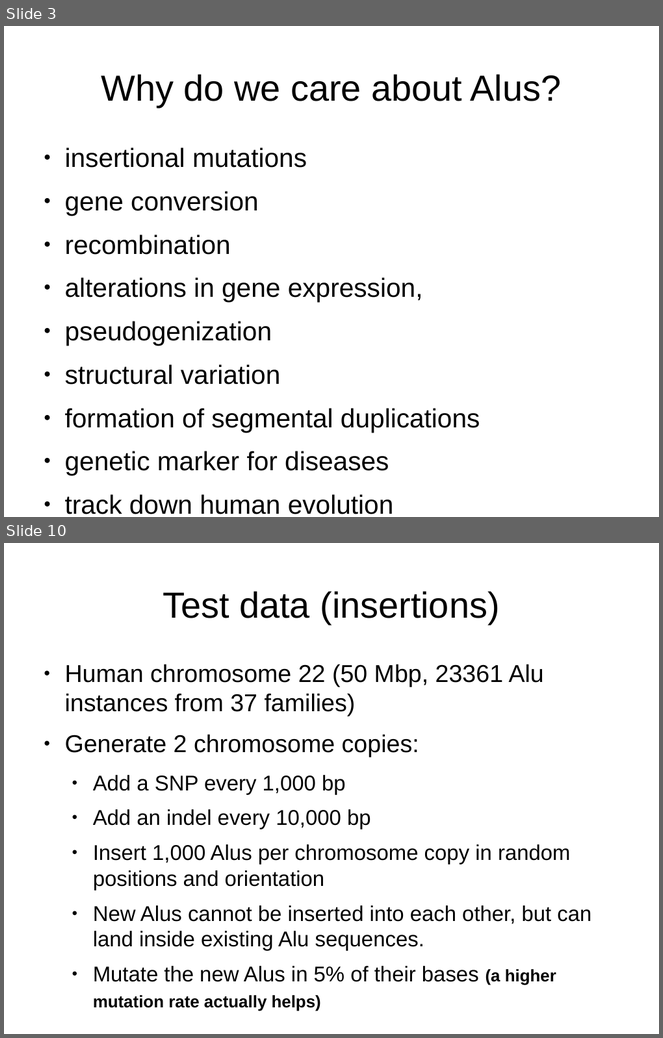
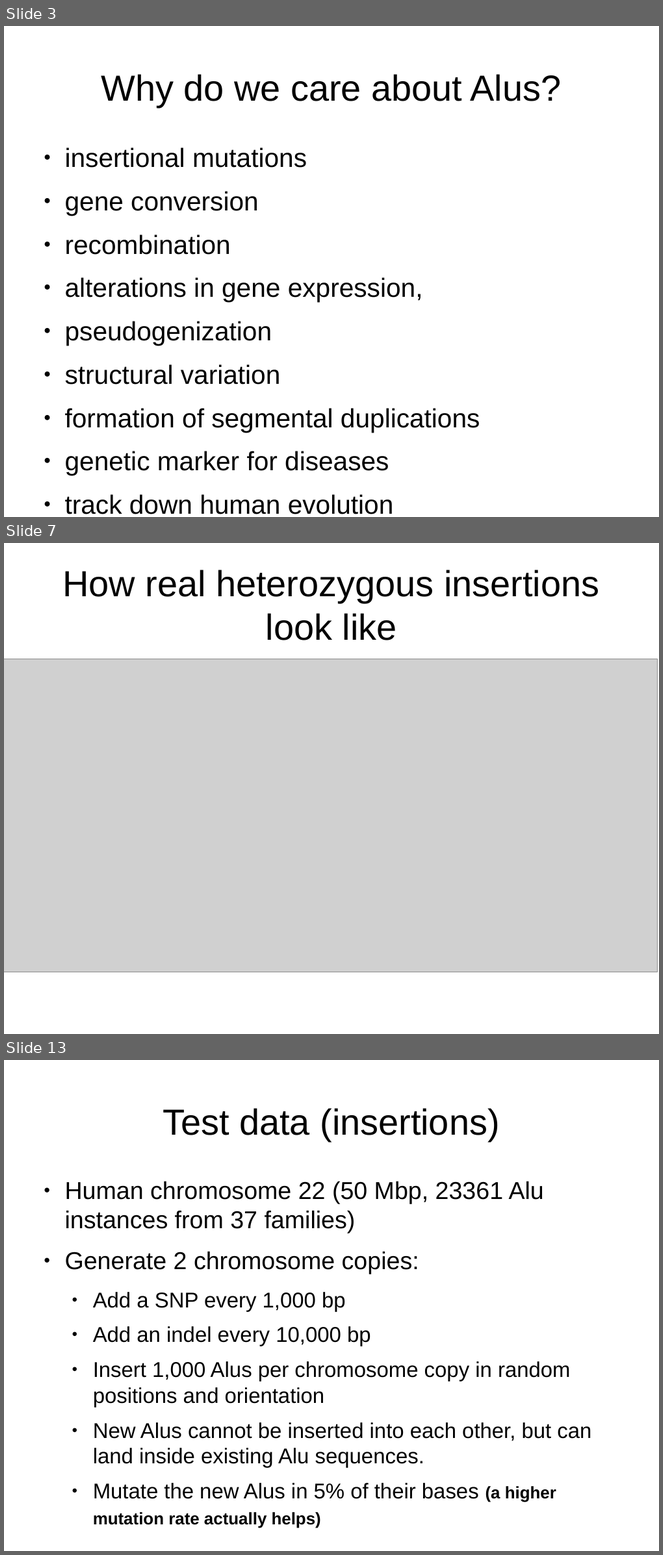
Before and after one commit to pfiziev/AluMorphix, a slide deck: fiziev.odp. Shown one above the other, each under a label of ours: slides 3 and 10 before the commit, slides 3, 7 and 13 after it; the slides between them are not shown. The pictures are 663x1038 and 663x1555 pixels, drawn with LibreOffice and Linux fonts; fonts in the diff are those of the drawing; grey boxes stand for pictures. Boxes give left, top, right and bottom in pixels: in the first picture for what was removed or moved away, otherwise in the second. Text is boxed around its words. In the diff, an @@ line names an element or a change of style, - is before the commit and + after.

```diff
--- a/fiziev.odp
+++ b/fiziev.odp
@@ slide 7 added at [4, 543, 659, 1034], background #FFFFFF @@
@@ title added at [62, 570, 599, 641], 44 pt, text #000000 @@
+How real heterozygous insertions look like
@@ picture added at [4, 659, 658, 973] @@
@@ what was slide 10 is now slide 13 @@
```
Also in this commit, not shown: 9 slides changed, 3 other slides added, 1 slide removed, 15 other files.
